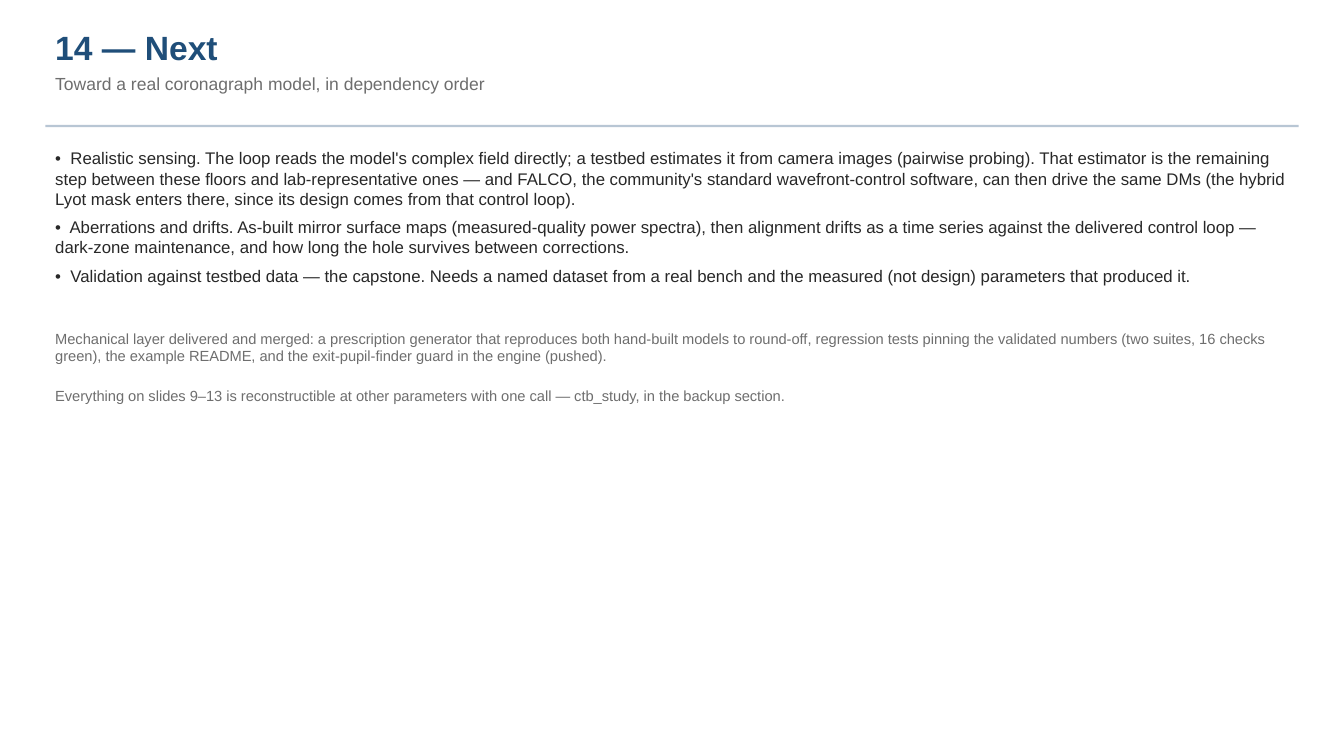
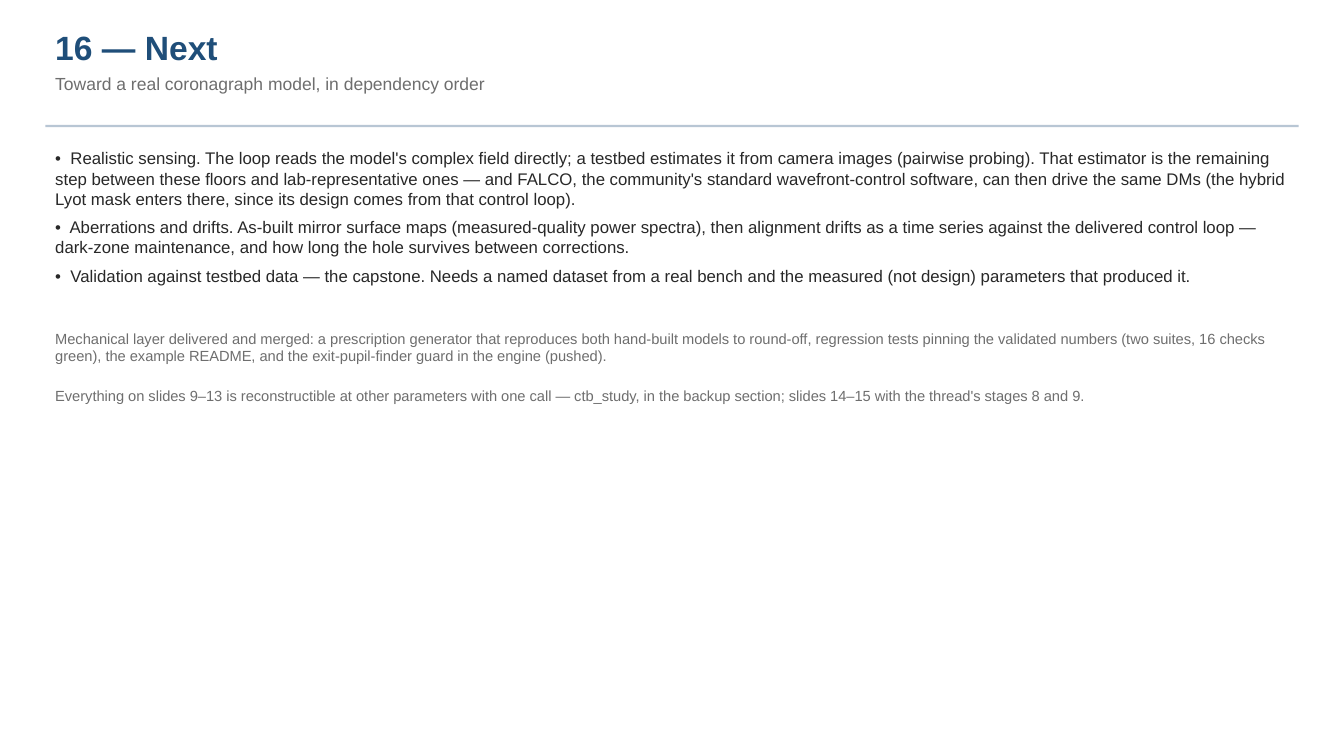
Before and after one commit to nasa-jpl/MACOS_resources, a slide deck: slide 17 of mmacos/templates/30_instruments/bench_ctb/deck_ctb.pptx (slide 15 before the commit). Drawn at 1344x756 pixels with LibreOffice and Linux fonts; fonts in the diff are those of the drawing. Boxes give left, top, right and bottom in pixels: in the first picture for what was removed or moved away, otherwise in the second. Text is boxed around its words. In the diff, an @@ line names an element or a change of style, - is before the commit and + after.

```diff
--- a/mmacos/templates/30_instruments/bench_ctb/deck_ctb.pptx
+++ b/mmacos/templates/30_instruments/bench_ctb/deck_ctb.pptx
@@ text at bbox=[55, 36, 218, 61]: text changed @@
-14 — Next
+16 — Next
@@ text at bbox=[55, 390, 1084, 404]: text changed @@
-Everything on slides 9–13 is reconstructible at other parameters with one call — ctb_study, in the backup section.
+Everything on slides 9–13 is reconstructible at other parameters with one call — ctb_study, in the backup section; slides 14–15 with the thread's stages 8 and 9.
```
Also in this commit, not shown: 3 other slides changed, 2 slides added, 4 other files.
